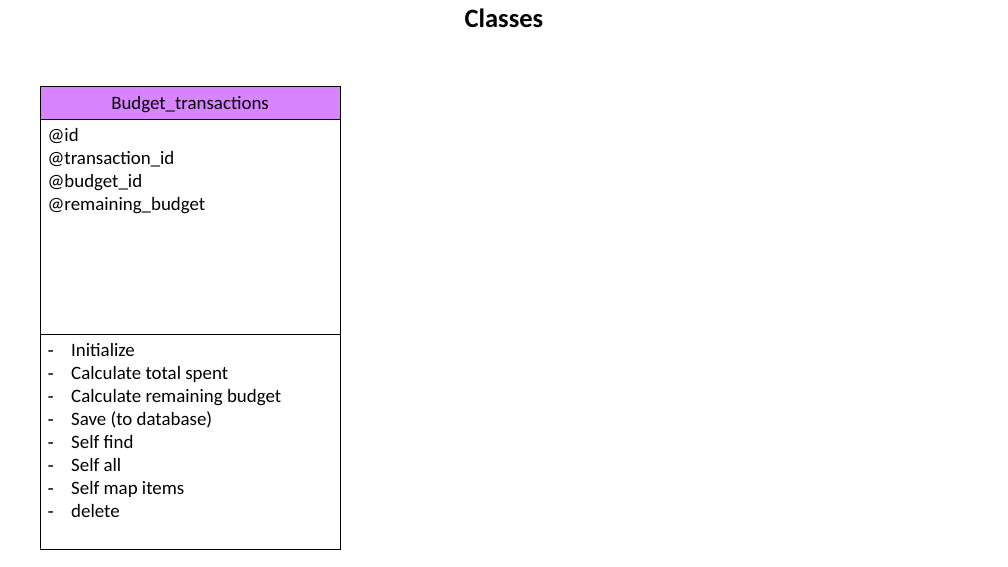
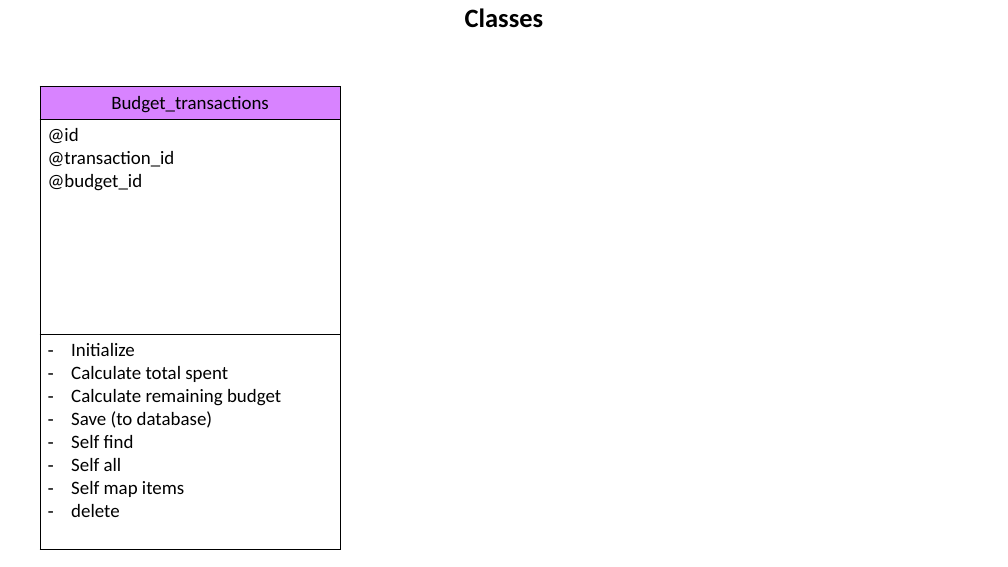
Before and after one commit to catf62/Budgee, a slide deck: slide 12 of Plans_Project_Management/Budget_App_Plan_08Nov2018.pptx. Drawn at 1008x567 pixels with LibreOffice and Linux fonts; fonts in the diff are those of the drawing. Boxes give left, top, right and bottom in pixels: in the first picture for what was removed or moved away, otherwise in the second. Text is boxed around its words. In the diff, an @@ line names an element or a change of style, - is before the commit and + after.

Commit message:
update function added and tested in transaction class

```diff
--- a/Plans_Project_Management/Budget_App_Plan_08Nov2018.pptx
+++ b/Plans_Project_Management/Budget_App_Plan_08Nov2018.pptx
@@ table at box(40, 86, 340, 546) @@
-row 2, column 1: @id / @transaction_id / @budget_id / @remaining_budget
+row 2, column 1: @id / @transaction_id / @budget_id
```
Also in this commit, not shown: 1 other slide changed, 3 other files.
